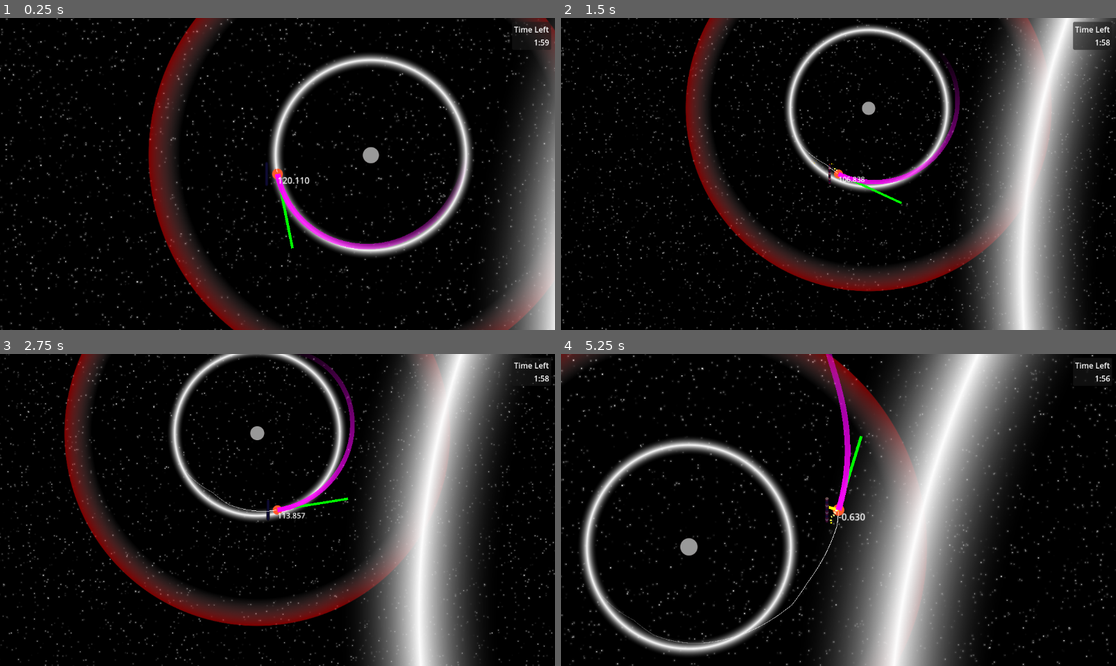
Above: before the commit, frames 1-4 (two rows, left to right).
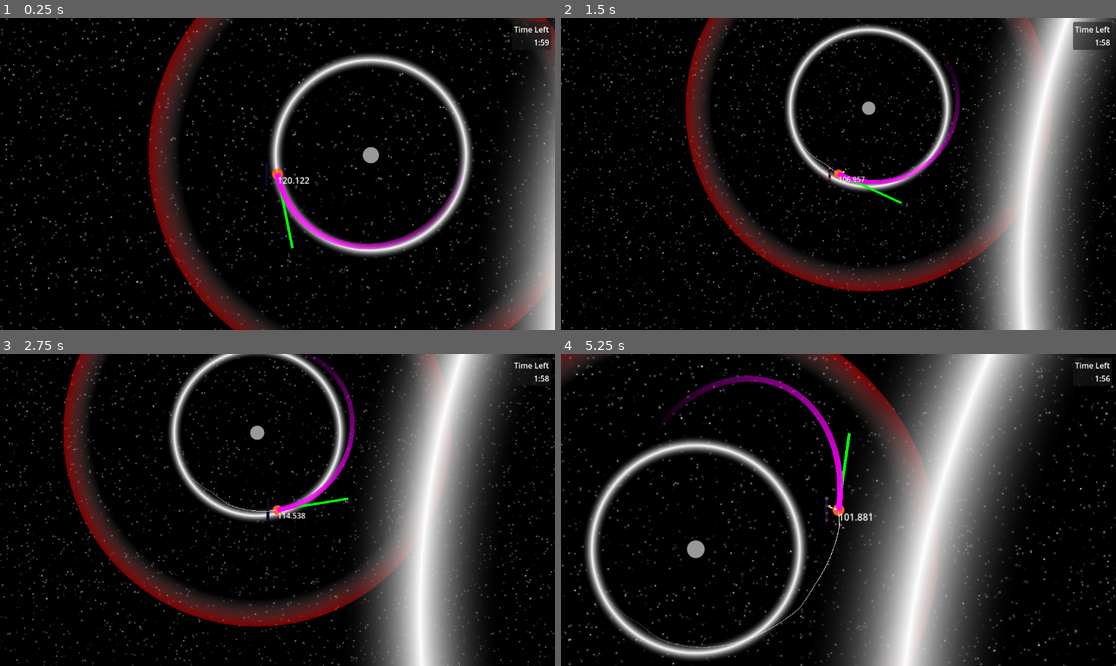
Above: after the commit, the same moments.

Repository: CrankGameDev/StuckInALoopGameJam
Game: Godot game, scene res://levels/demo_level_2.tscn
The game is run twice, just before and just after one commit, with the same random seed, the same clock (stepped at 60 frames per second) and the same inputs. This scene is started directly instead of the project's main scene.
Inputs (mouse positions are in pixels of both pictures, inside the frame that each line leads up to):
- Up to frame 1 (0.25 s): no input
- Up to frame 2 (1.5 s): tap Enter (ui_accept) at 0.5, 0.77 s; move the mouse to (960, 158) at 0.52 s; press the mouse at (960, 158) at 0.53 s; hold Right (ui_right) 0.53-1.28 s; move the mouse to (727, 189) at 1.27 s; release the mouse at (727, 189) at 1.28 s; hold Down (ui_down) from 1.28 s (still down); click (727, 189) at 1.35 s
- Up to frame 3 (2.75 s): tap Enter (ui_accept) at 1.52 s; release Down (ui_down) at 2 s; click "CONTINUE" at 2 s
- Up to frame 4 (5.25 s): move the mouse to (894, 441) at 2.77 s; press the mouse at (894, 441) at 2.78 s; hold Right (ui_right) 2.78-3.53 s; move the mouse to (810, 572) at 3.52 s; release the mouse at (810, 572) at 3.53 s; hold Up (ui_up) 3.53-4.25 s; click (810, 572) at 3.6 s; tap Enter (ui_accept) at 3.77 s; click "CONTINUE" at 4.25 s; move the mouse to (1005, 556) at 5.02 s; press the mouse at (1005, 556) at 5.03 s; hold Left (ui_left) from 5.03 s (still down)

The runs differ from the first frame. In frame 1, less than 0.1% of the frame differs, in the area x 1-95%, y 0-99%; in frame 2, 0.8%; in frame 3, 3.3%; in frame 4, 33%, in the area x 0-100%, y 0-100%.

Commit message:
localize thrust particles

Diff:
--- a/character_body_2d.gd
+++ b/character_body_2d.gd
@@ -156,8 +156,9 @@
 			var ranje : float = 22
 			var midpoint : float = ranje/2
 
-			$GPUParticles2D.process_material.initial_velocity_min = 86
-			$GPUParticles2D.process_material.initial_velocity_max = 108
+			$GPUParticles2D.process_material.gravity = -Vector3(velocity.x,velocity.y,0)*2
+			#$GPUParticles2D.process_material.initial_velocity_min = 86
+			#$GPUParticles2D.process_material.initial_velocity_max = 108
 
 			fuel_component.amount -= delta * 5.0
 			$LineThrust.points[1] = -point*20
--- a/levels/demo_level_2.tscn
+++ b/levels/demo_level_2.tscn
@@ -29,6 +29,8 @@
 size = 100.0
 gravity = 0.5
 pull = 20.0
+star = true
+
 [node name="Player" parent="." index="7"]
 position = Vector2(740, -383)
 startingVel = Vector2(0, 140)
--- a/scenes/player.tscn
+++ b/scenes/player.tscn
@@ -58,8 +58,8 @@
 particle_flag_disable_z = true
 direction = Vector3(1, 1, 0)
 spread = 5.0
-initial_velocity_min = 86.02
-initial_velocity_max = 107.53
+initial_velocity_min = 140.0
+initial_velocity_max = 200.0
 gravity = Vector3(0, 0, 0)
 damping_min = 75.0
 damping_max = 75.0
@@ -97,6 +97,7 @@
 default_color = Color(0, 1, 0, 1)
 
 [node name="LineThrust" type="Line2D" parent="."]
+visible = false
 points = PackedVector2Array(0, 0, 30, 0)
 width = 5.0
 default_color = Color(1, 1, 0, 1)
@@ -143,6 +144,7 @@
 amount = 32
 process_material = SubResource("ParticleProcessMaterial_nv5df")
 lifetime = 0.5
+local_coords = true
 
 [connection signal="timeout" from="FuelRegenTimer" to="." method="_on_fuel_regen_timer_timeout"]
 [connection signal="timeout" from="StarPullTimer" to="." method="_on_star_pull_timer_timeout"]
